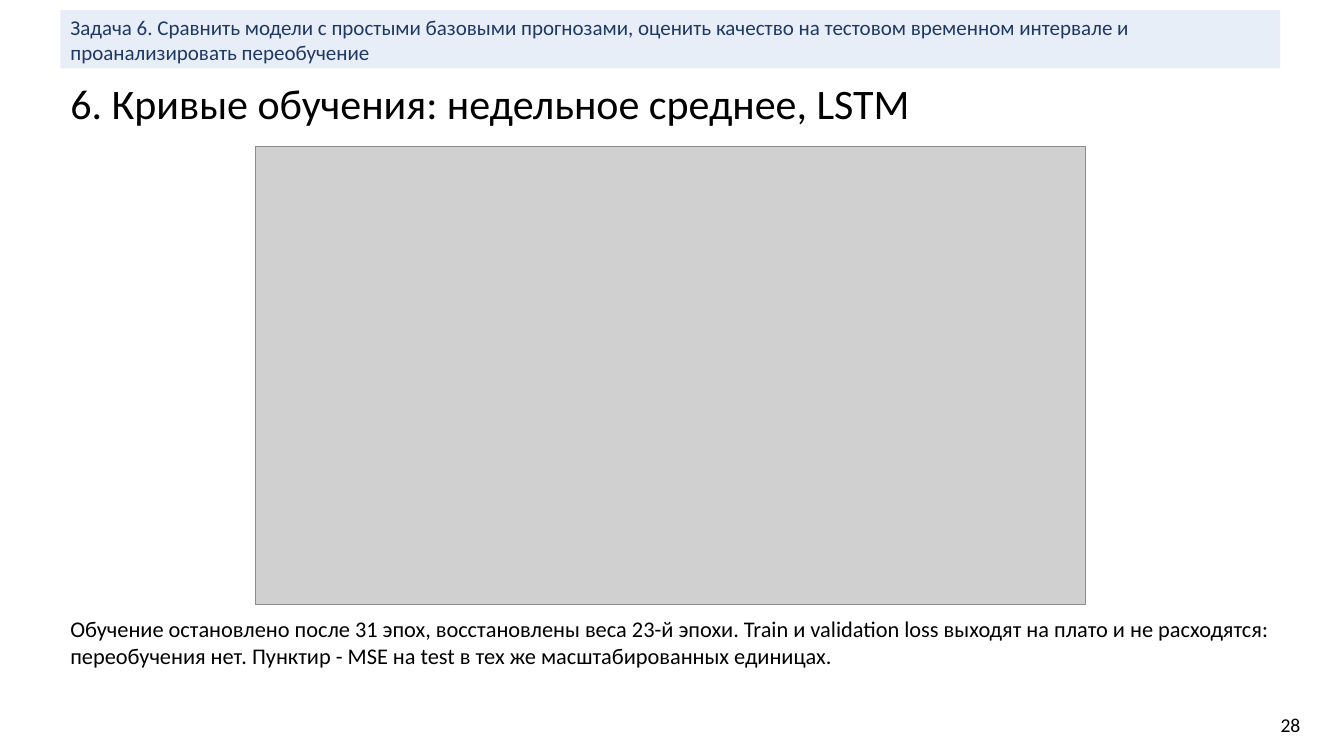
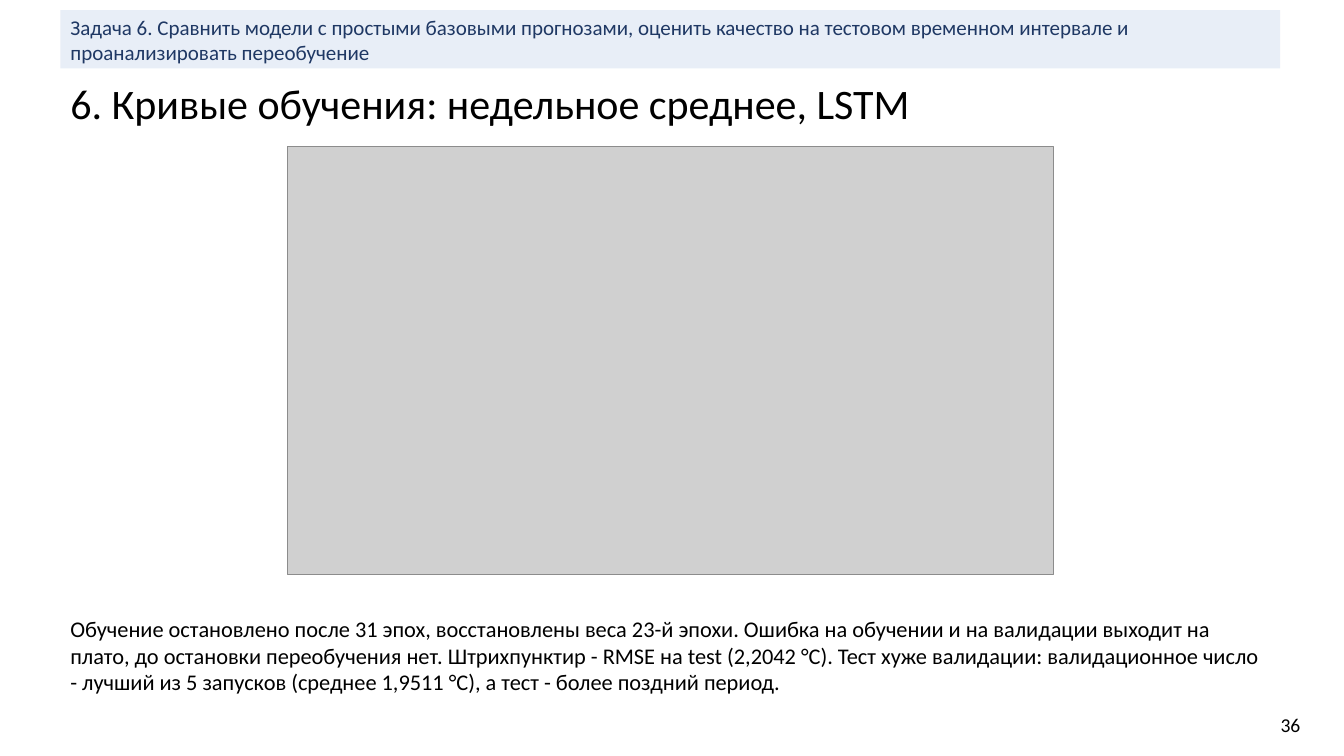
Before and after one commit to bigflyy/nn-uni, a slide deck: slide 36 of labs/lab2/nn-lab-2.pptx (slide 28 before the commit). Drawn at 1344x756 pixels with LibreOffice and Linux fonts; fonts in the diff are those of the drawing; grey boxes stand for pictures. Boxes give left, top, right and bottom in pixels: in the first picture for what was removed or moved away, otherwise in the second. Text is boxed around its words. In the diff, an @@ line names an element or a change of style, - is before the commit and + after.

```diff
--- a/labs/lab2/nn-lab-2.pptx
+++ b/labs/lab2/nn-lab-2.pptx
@@ picture: place and size @@
-picture at box(255, 146, 1085, 605)
+picture at box(287, 146, 1054, 575)
@@ text at box(70, 622, 1258, 694): text changed @@
-Обучение остановлено после 31 эпох, восстановлены веса 23-й эпохи. Train и validation loss выходят на плато и не расходятся: переобучения нет. Пунктир - MSE на test в тех же масштабированных единицах.
+Обучение остановлено после 31 эпох, восстановлены веса 23-й эпохи. Ошибка на обучении и на валидации выходит на плато, до остановки переобучения нет. Штрихпунктир - RMSE на test (2,2042 °C). Тест хуже валидации: валидационное число - лучший из 5 запусков (среднее 1,9511 °C), а тест - более поздний период.
@@ text at box(1281, 718, 1301, 732): text changed @@
-28
+36
```
Also in this commit, not shown: 15 other slides changed, 12 slides added, 38 other files.
